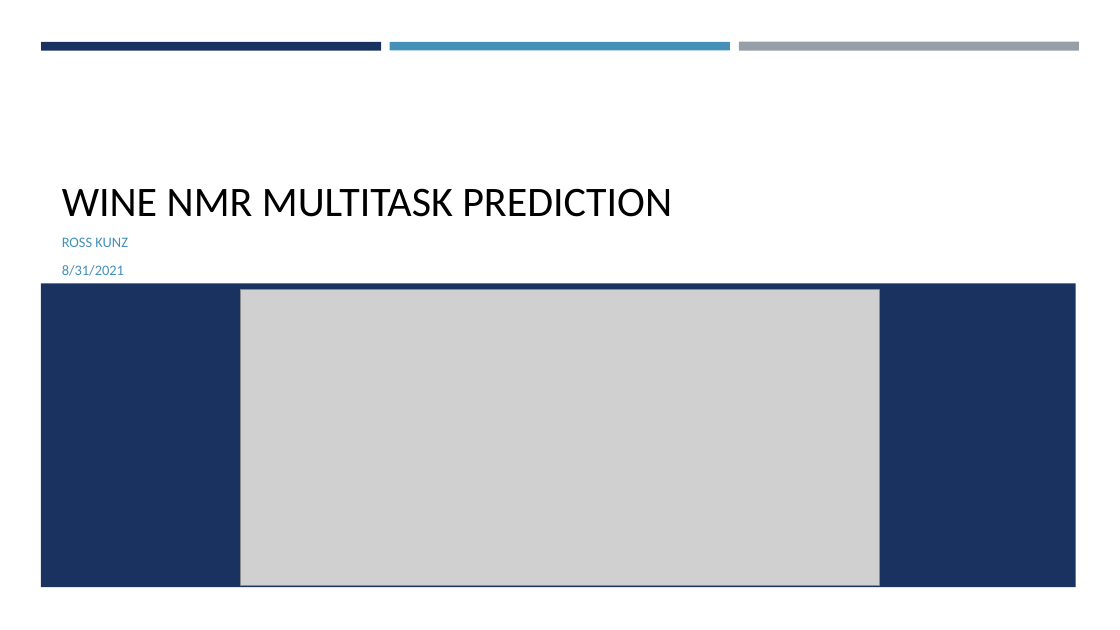
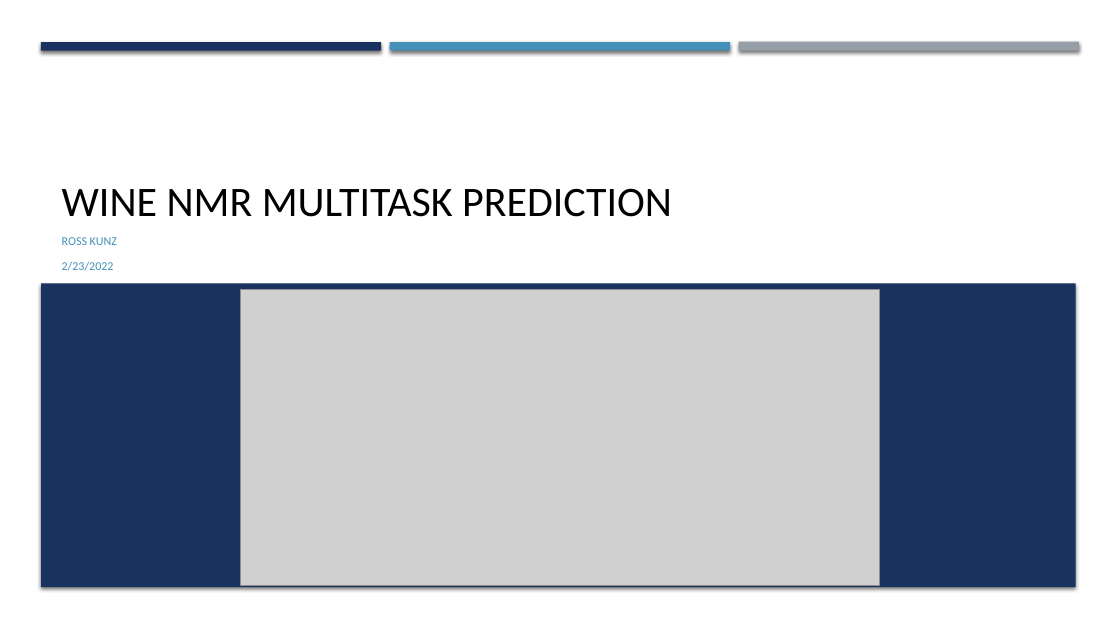
Before and after one commit to kunzmr/WineNMRexample, a slide deck: slide 1 of Wine NMR Multitask Prediction.pptx. Drawn at 1120x630 pixels with LibreOffice and Linux fonts; fonts in the diff are those of the drawing; grey boxes stand for pictures. Boxes give left, top, right and bottom in pixels: in the first picture for what was removed or moved away, otherwise in the second. Text is boxed around its words. In the diff, an @@ line names an element or a change of style, - is before the commit and + after.

```diff
--- a/Wine NMR Multitask Prediction.pptx
+++ b/Wine NMR Multitask Prediction.pptx
@@ text at <box>62,237,117,245</box>: size 12.4 to 10.2 pt in "ROSS KUNZ" @@
@@ text at <box>62,262,114,271</box>: text changed; size 12.4 to 10.2 pt @@
-8/31/2021
+2/23/2022
@@ shadow on in 4 elements at <box>41,42,381,50</box>, <box>739,42,1079,51</box>, <box>390,42,730,50</box>, <box>41,283,1076,586</box> @@
```
Also in this commit, not shown: 11 other slides changed.
